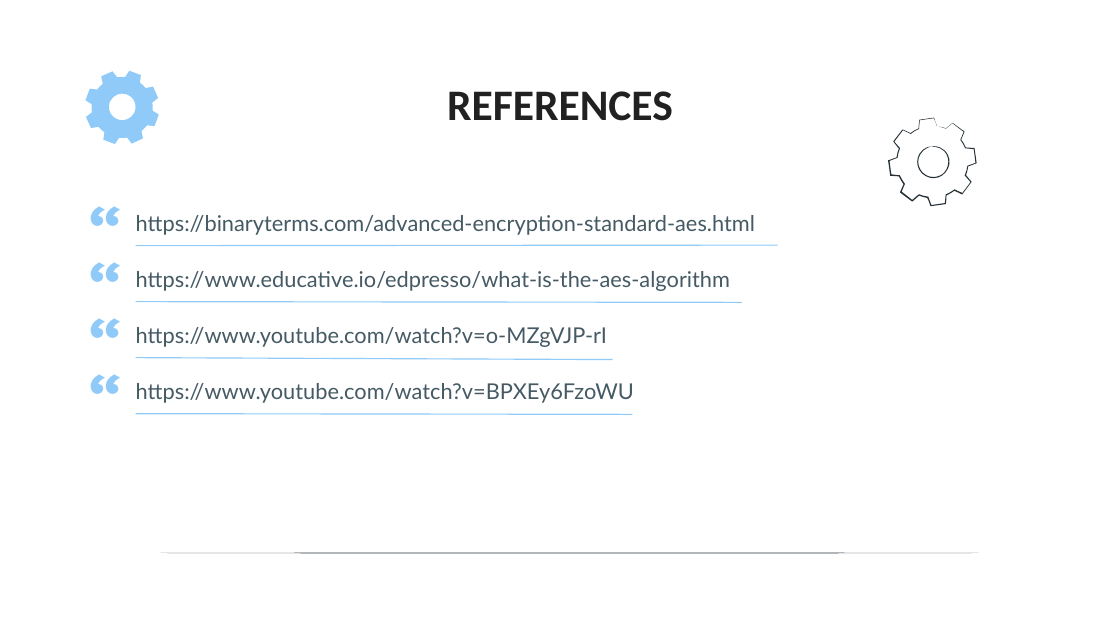
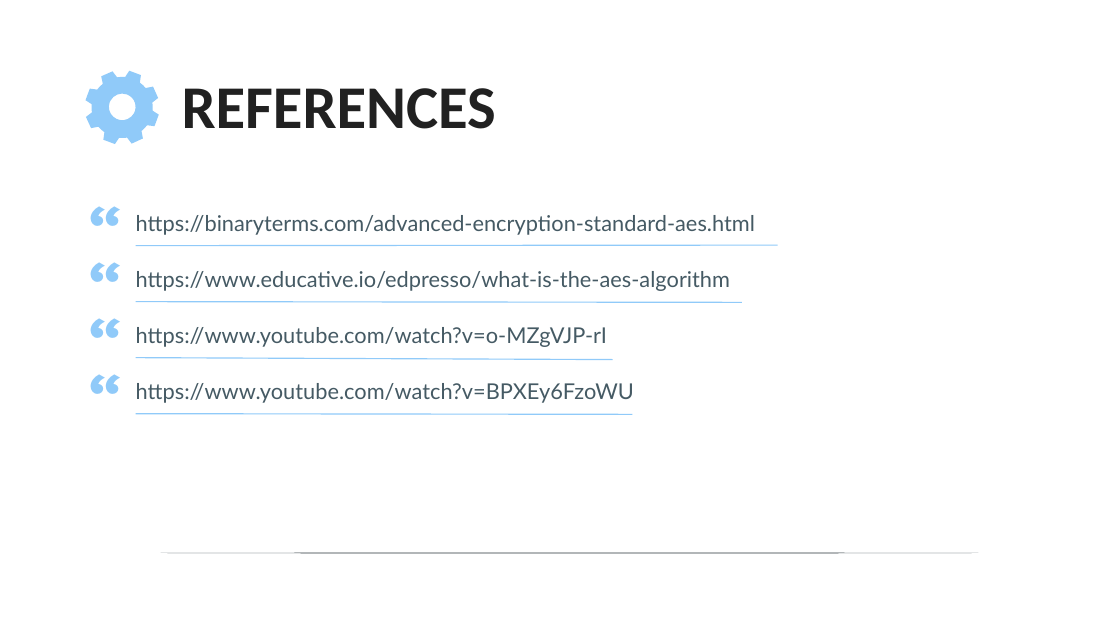
Before and after one commit to rudrabarad/AES-Encryption-Decryption, a slide deck: slide 19 of Presentation.pptx (slide 17 before the commit). Drawn at 1120x630 pixels with LibreOffice and Linux fonts; fonts in the diff are those of the drawing. Boxes give left, top, right and bottom in pixels: in the first picture for what was removed or moved away, otherwise in the second. Text is boxed around its words. In the diff, an @@ line names an element or a change of style, - is before the commit and + after.

```diff
--- a/Presentation.pptx
+++ b/Presentation.pptx
@@ title "REFERENCES": place and size @@
-title "REFERENCES" at <box>447,91,673,121</box>
+title "REFERENCES" at <box>182,88,496,129</box>
@@ title "REFERENCES" at <box>182,88,496,129</box>: size 28 to 39 pt; alignment centre to left @@
@@ rectangle added at <box>877,94,1000,231</box>, fill #FFFFFF @@
@@ freeform shape removed at <box>888,118,977,206</box> @@
@@ freeform shape removed at <box>916,146,955,178</box> @@
```
Also in this commit, not shown: 4 other slides changed, 3 slides added, 2 slides removed, 1 other file.
